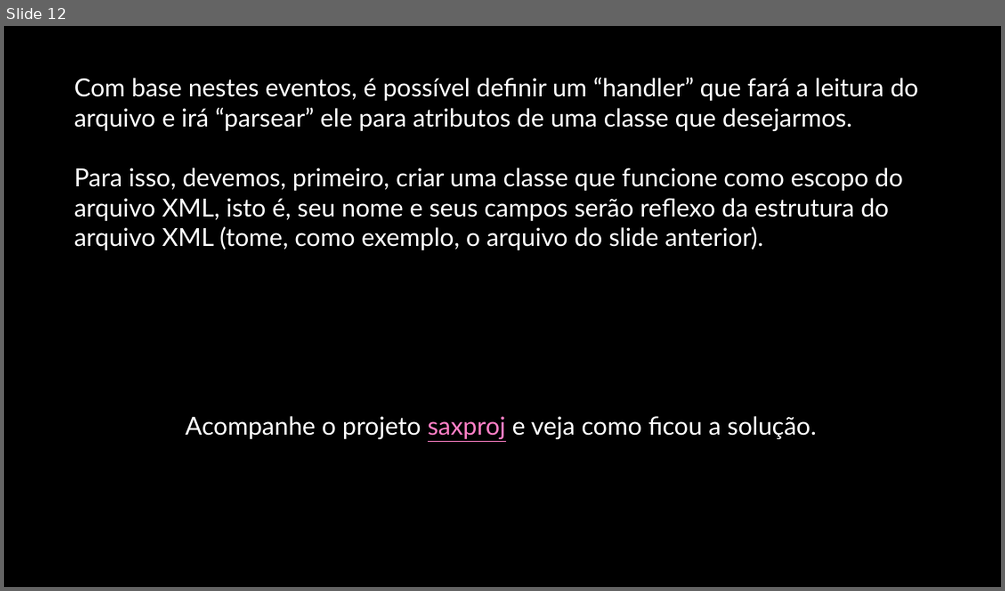
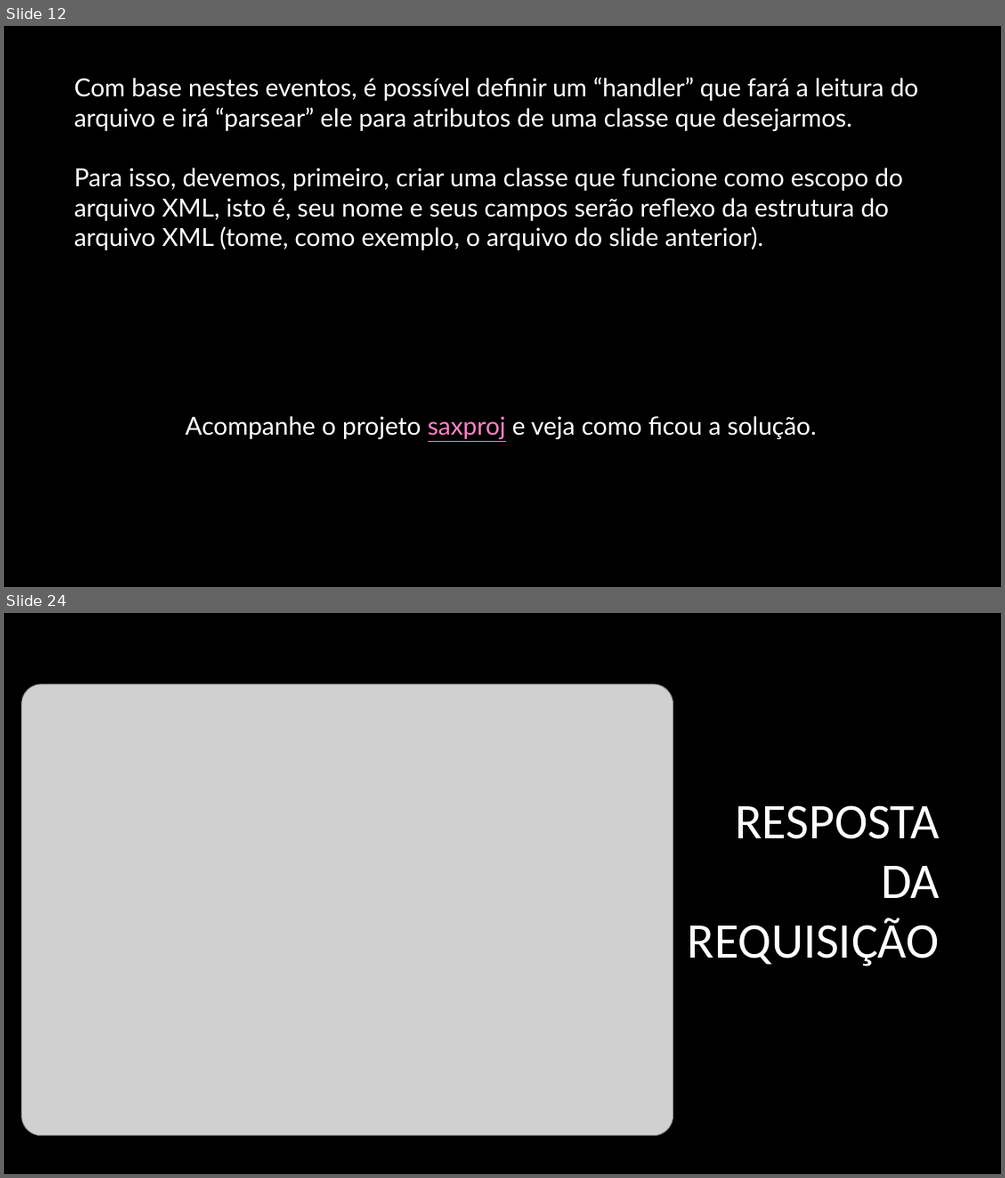
Before and after one commit to professordouglasfilho/aulasetutoriais, a slide deck: aulas/modulo4/Módulo 4 - Webservices.pptx. Shown one above the other, each under a label of ours: slide 12 before the commit, slides 12 and 24 after it; the slides between them are not shown. The pictures are 1005x591 and 1005x1178 pixels, drawn with LibreOffice and Linux fonts; fonts in the diff are those of the drawing; grey boxes stand for pictures; background and template pictures are left out. Boxes give left, top, right and bottom in pixels: in the first picture for what was removed or moved away, otherwise in the second. Text is boxed around its words. In the diff, an @@ line names an element or a change of style, - is before the commit and + after.

```diff
--- a/aulas/modulo4/Módulo 4 - Webservices.pptx
+++ b/aulas/modulo4/Módulo 4 - Webservices.pptx
@@ slide 24 added at box(4, 613, 1001, 1174), background picture (left out) @@
@@ picture added at box(22, 684, 673, 1135) @@
@@ title added at box(688, 805, 939, 966), 48 pt, text #FFFFFF @@
+RESPOSTA DA REQUISIÇÃO
```
Also in this commit, not shown: 2 slides changed, 10 other slides added, 19 other files.
